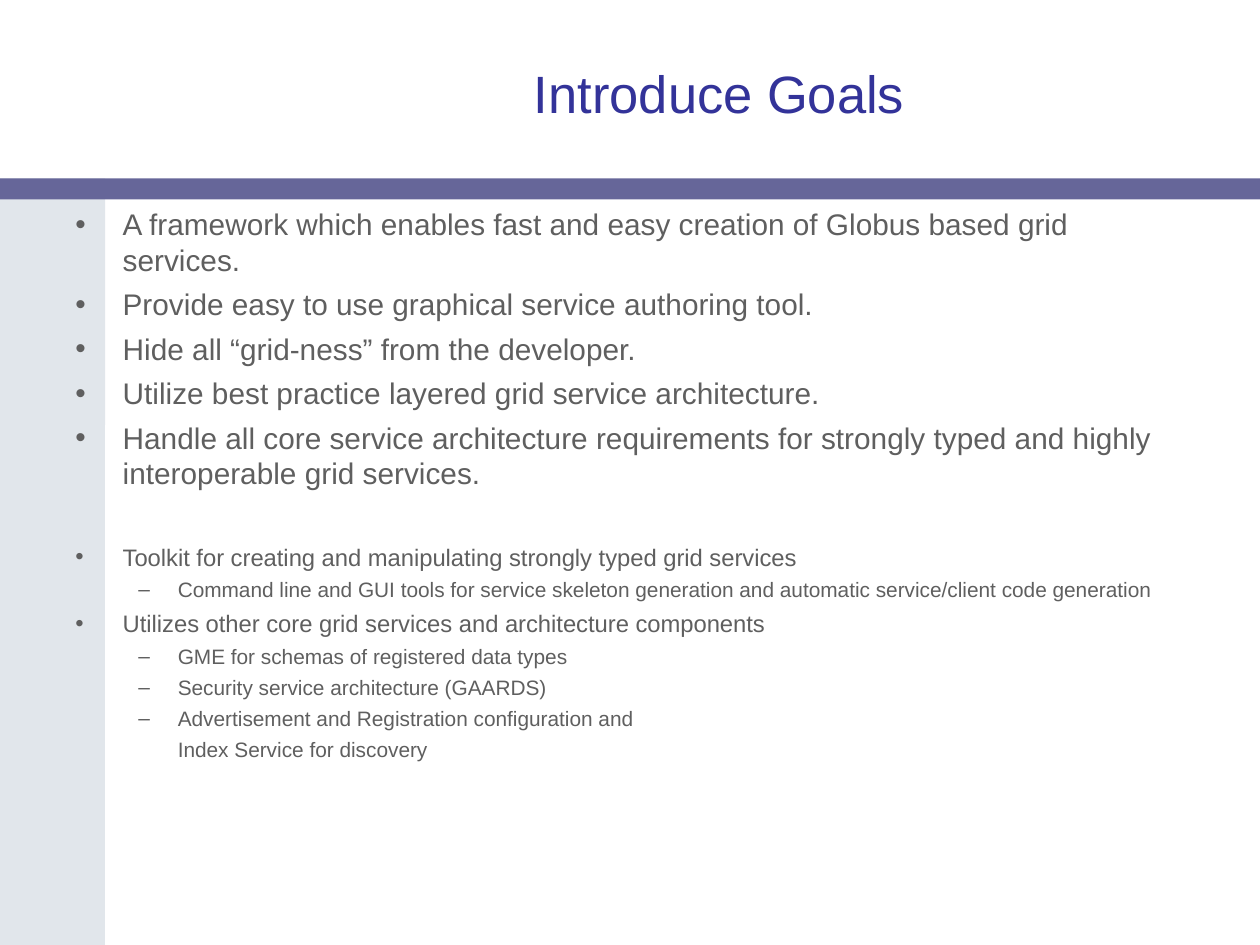
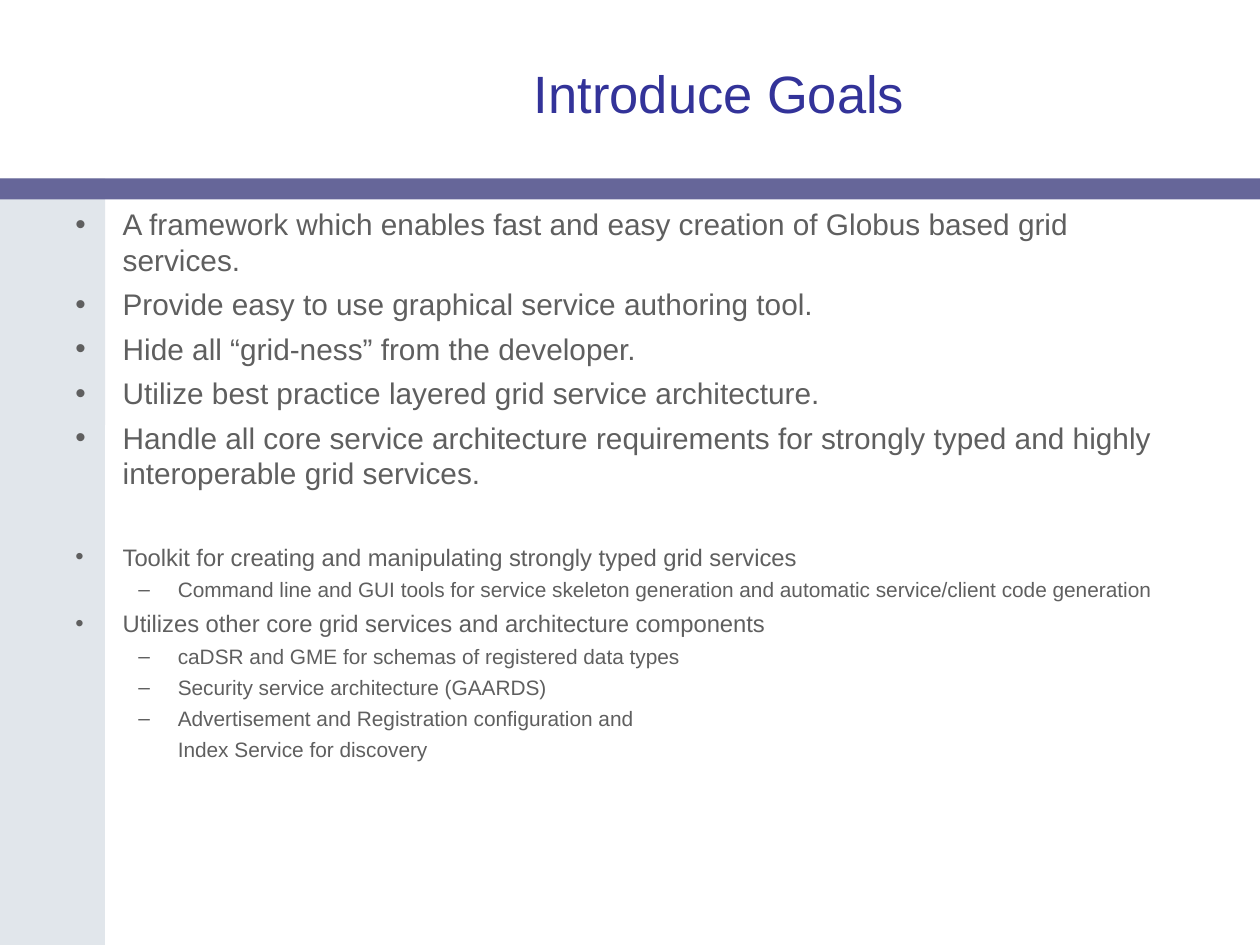
Before and after one commit to NCIP/cagrid-docs, a slide deck: slide 2 of presentations/introduce/Introduce-OGF19.ppt. Drawn at 1260x945 pixels with LibreOffice and Linux fonts; fonts in the diff are those of the drawing; background and template pictures are left out. Boxes give left, top, right and bottom in pixels: in the first picture for what was removed or moved away, otherwise in the second. Text is boxed around its words. In the diff, an @@ line names an element or a change of style, - is before the commit and + after.

```diff
--- a/presentations/introduce/Introduce-OGF19.ppt
+++ b/presentations/introduce/Introduce-OGF19.ppt
@@ text at <box>178,649,680,669</box>: text changed @@
-  – GME for schemas of registered data types
+  – caDSR and GME for schemas of registered data types
```
Also in this commit, not shown: 1 other file.
